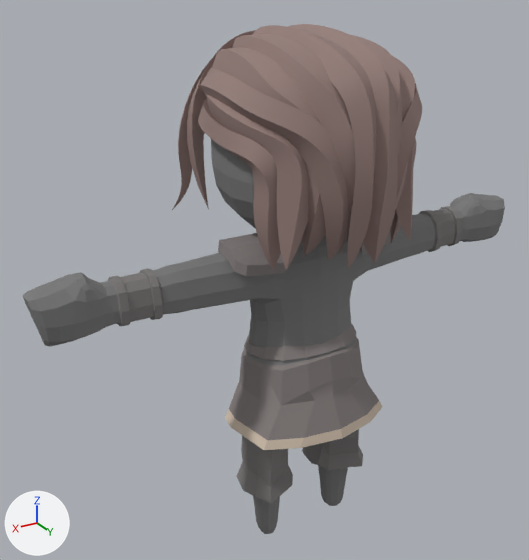
Before and after pictures for a commit that changed the glTF model client/public/assets/characters/Viking_Female.glb.
The view is the same before and after, from a 50 mm lens placed at (0.583, 0.859, 0.89), pointed at (0.037, -0.052, 0.435). The axes (+X, +Y, +Z) are drawn at lower left. The lights are the same throughout. The first picture is the older version. Where no turn or scale is listed for an object, it has been applied to the vertices. Vertices at exactly the same position are counted once.

The first picture shows 'Body'.
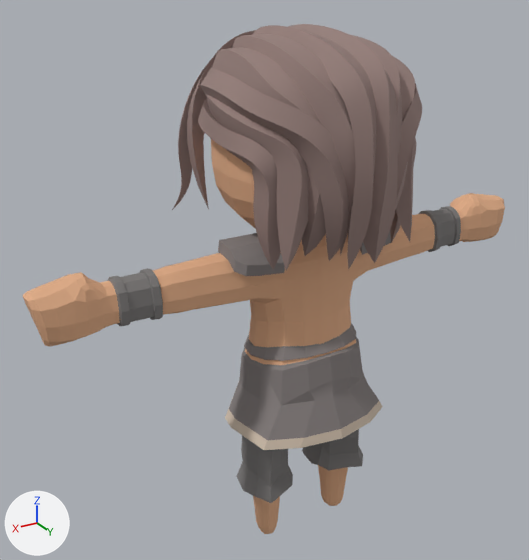
Patch to the scene script:
```diff
--- a/client/public/assets/characters/Viking_Female.glb.py
+++ b/client/public/assets/characters/Viking_Female.glb.py
@@ me_mesh_0 @@
 me_mesh_0.from_pydata(...)  # 3729 vertices, 7314 faces; spans x -0.414..0.414, y -0.196..0.167, z -0.005..0.814
 # used by ob_body; location = (0.0, 0.0, 0.0)
+# me_mesh_0 part 1: 1552 faces centred in x -0.413..0.413, y -0.124..0.124, z -0.003..0.792 are repainted in the vertex colours; the middle colour goes from grey #797979 to beige #e0ac86
 me_mesh_0.materials.append(mat_material_0)
```

Location of each change, [x1, y1, x2, y2] in pixels of the pictures (529 x 560 px):
part 1 of me_mesh_0, recoloured: [23, 139, 505, 534] in both
